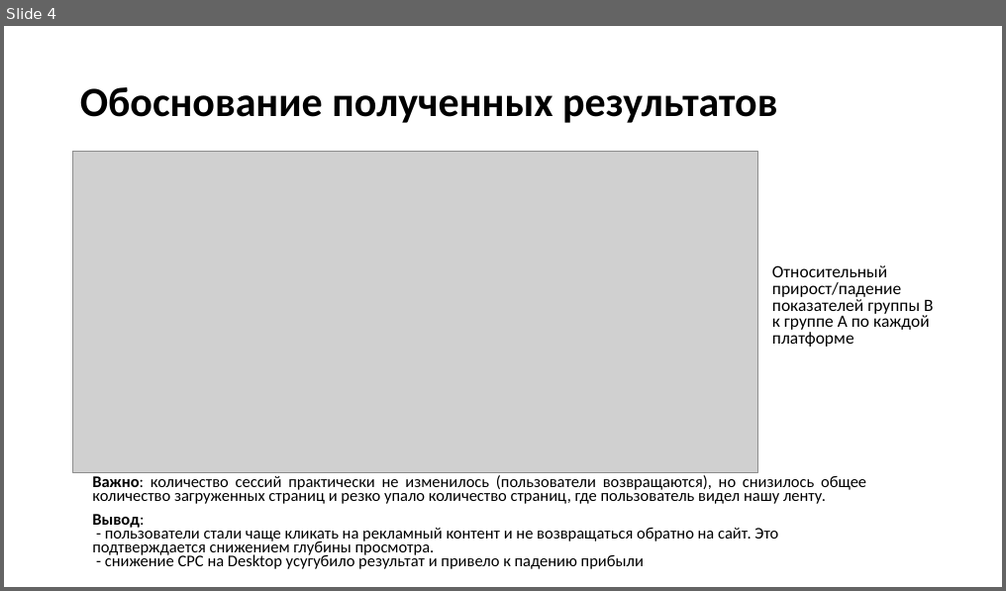
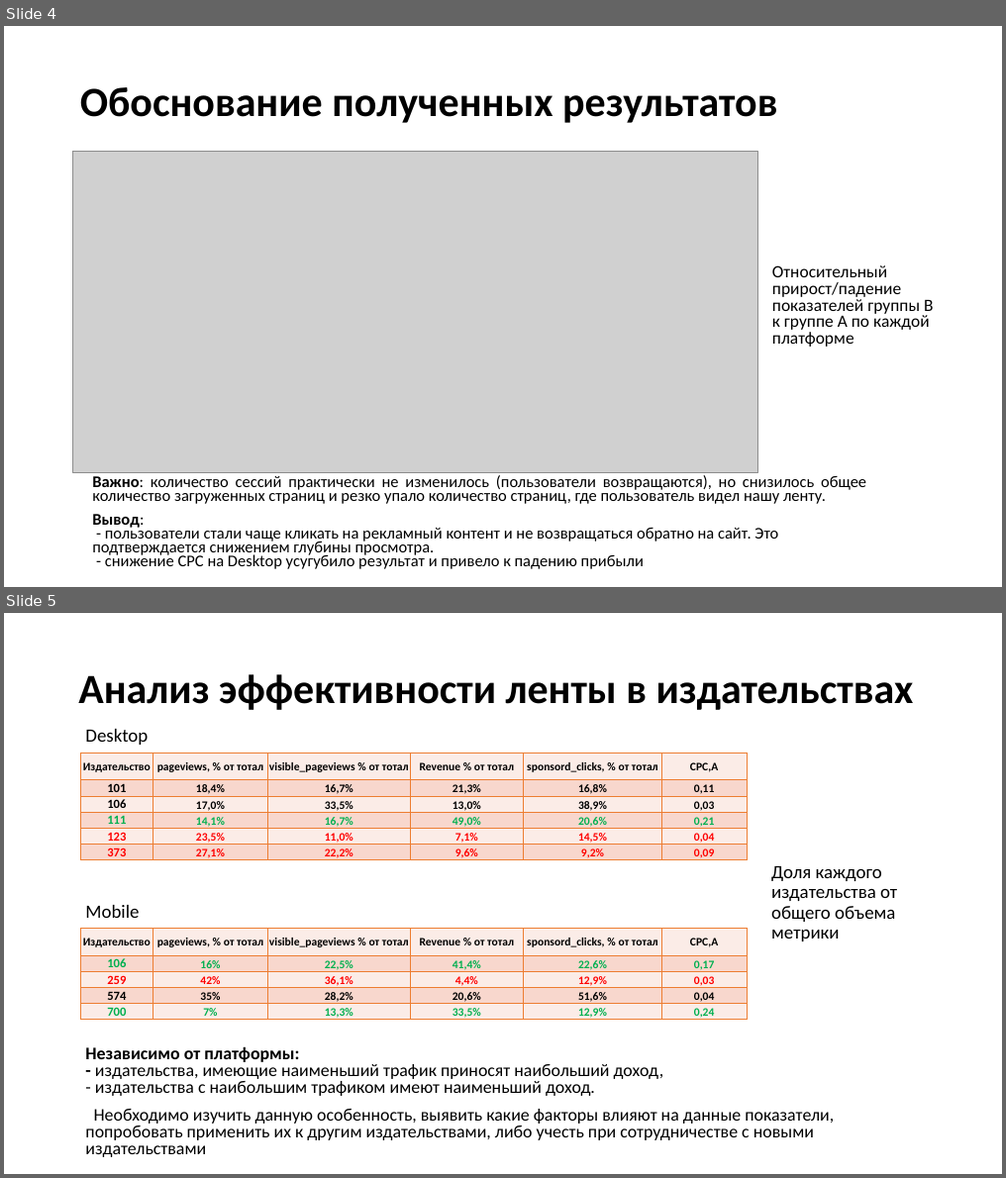
Before and after one commit to antipovdenis/AB_test_MarketpleteFeed, a slide deck: AB_test.pptx. Shown one above the other, each under a label of ours: slide 4 before the commit, slides 4 and 5 after it. The pictures are 1006x591 and 1006x1178 pixels, drawn with LibreOffice and Linux fonts; fonts in the diff are those of the drawing; grey boxes stand for pictures. Boxes give left, top, right and bottom in pixels: in the first picture for what was removed or moved away, otherwise in the second. Text is boxed around its words. In the diff, an @@ line names an element or a change of style, - is before the commit and + after.

Commit message:
добавление анализа тренда, корректировка выводов, создание новых слайдов в презентации

```diff
--- a/AB_test.pptx
+++ b/AB_test.pptx
@@ slide 5 added at <box>4,613,1002,1174</box>, background #FFFFFF @@
@@ title added at <box>78,674,914,710</box>, 40 pt, text #000000, bold @@
+Анализ эффективности ленты в издательствах
@@ text added at <box>85,729,148,745</box>, 18 pt, text #000000 @@
+Desktop
@@ table added at <box>81,753,746,864</box>, 6 rows, 6 columns @@
+Издательство | pageviews, % от тотал | visible_pageviews % от тотал | Revenue % от тотал | sponsord_clicks, % от тотал | CPC,A
+101 | 18,4% | 16,7% | 21,3% | 16,8% | 0,11
+106 | 17,0% | 33,5% | 13,0% | 38,9% | 0,03
+111 | 14,1% | 16,7% | 49,0% | 20,6% | 0,21
+123 | 23,5% | 11,0% | 7,1% | 14,5% | 0,04
+373 | 27,1% | 22,2% | 9,6% | 9,2% | 0,09
@@ text added at <box>771,866,897,942</box>, 18 pt, text #000000 @@
+Доля каждого издательства от общего объема метрики
@@ text added at <box>85,905,139,918</box>, 18 pt, text #000000 @@
+Mobile
@@ table added at <box>81,928,746,1024</box>, 5 rows, 6 columns @@
+Издательство | pageviews, % от тотал | visible_pageviews % от тотал | Revenue % от тотал | sponsord_clicks, % от тотал | CPC,A
+106 | 16% | 22,5% | 41,4% | 22,6% | 0,17
+259 | 42% | 36,1% | 4,4% | 12,9% | 0,03
+574 | 35% | 28,2% | 20,6% | 51,6% | 0,04
+700 | 7% | 13,3% | 33,5% | 12,9% | 0,24
@@ text added at <box>85,1047,834,1157</box>, 17 pt, text #000000 @@
+Независимо от платформы:
+- издательства, имеющие наименьший трафик приносят наибольший доход,
+- издательства с наибольшим трафиком имеют наименьший доход.
+Необходимо изучить данную особенность, выявить какие факторы влияют на данные показатели, попробовать применить их к другим издательствами, либо учесть при сотрудничестве с новыми издательствами
```
Also in this commit, not shown: 2 slides changed, 1 other slide added, 2 slides removed, 2 other files.
